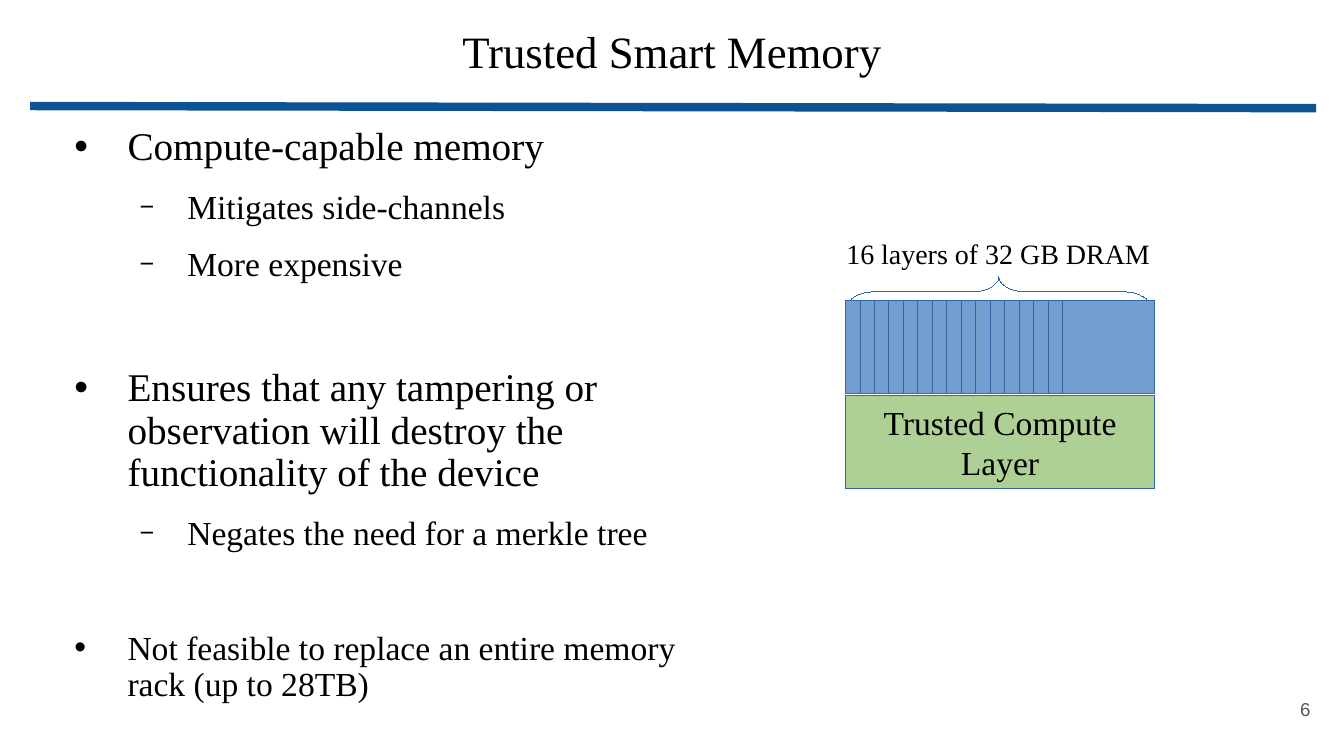
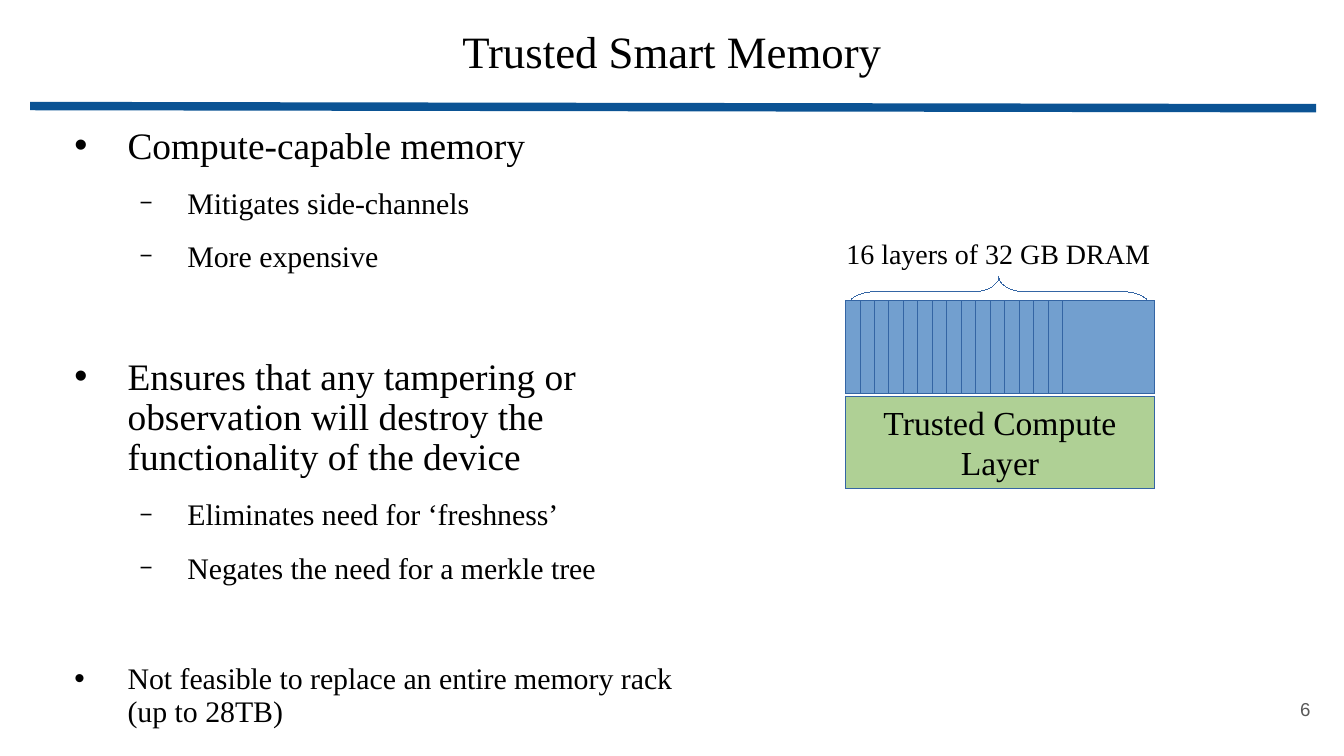
Before and after one commit to wbuz24/grad-research, a slide deck: slide 6 of presentations/Toleo.pptx. Drawn at 1344x756 pixels with LibreOffice and Linux fonts; fonts in the diff are those of the drawing. Boxes give left, top, right and bottom in pixels: in the first picture for what was removed or moved away, otherwise in the second. Text is boxed around its words. In the diff, an @@ line names an element or a change of style, - is before the commit and + after.

```diff
--- a/presentations/Toleo.pptx
+++ b/presentations/Toleo.pptx
@@ text at <box>128,133,672,728</box>: size 21 to 20 pt in "Compute-capable memory", "Ensures that any tampering or observation will ..."; size 18 to 16 pt in "Mitigates side-channels", "More expensive", "Negates the need for a merkle tree", "Not feasible to replace an entire memory ..." @@
@@ text at <box>187,504,559,526</box>: paragraph added @@
+  − Eliminates need for ‘freshness’
```
Also in this commit, not shown: 9 other slides changed, 6 slides added.
